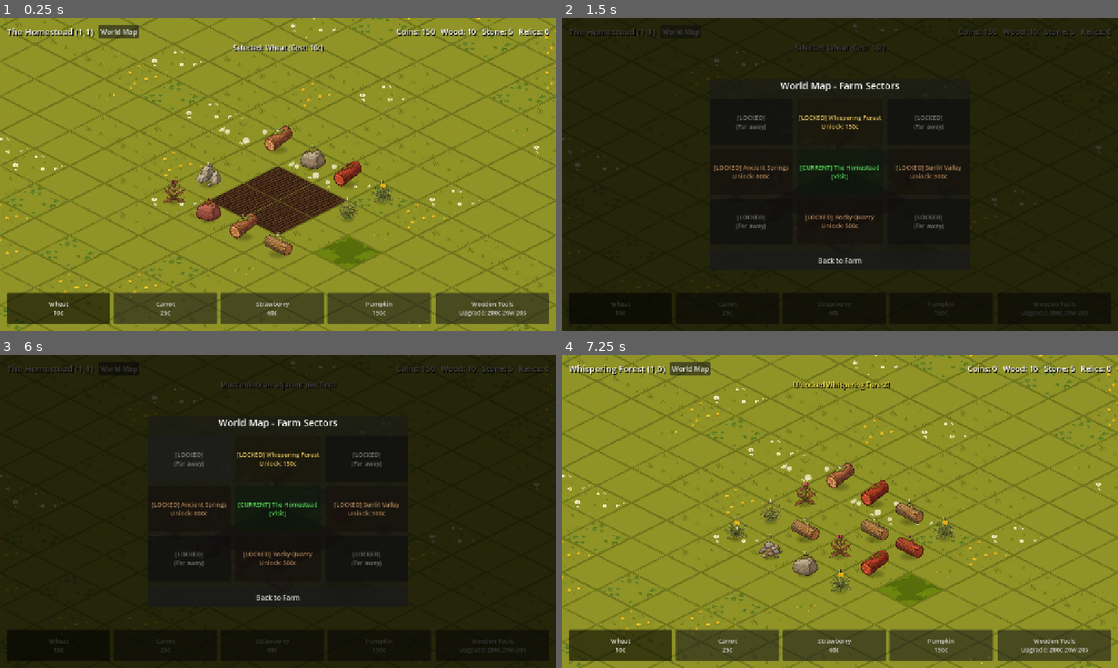
Above: before the commit, frames 1-4 (two rows, left to right).
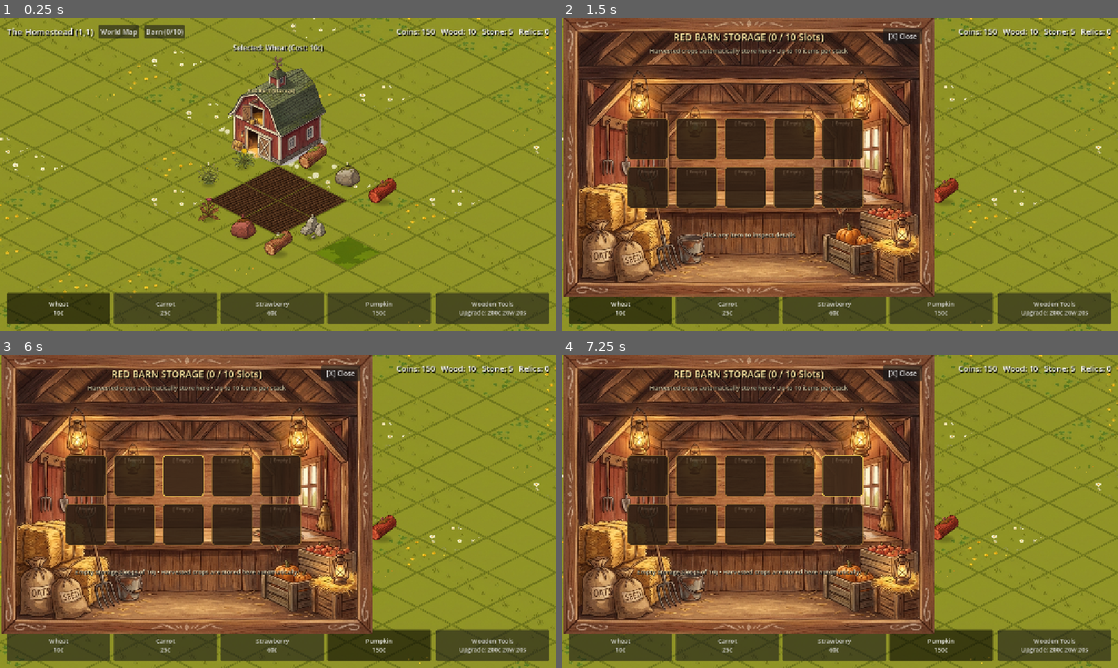
Above: after the commit, the same moments.

Repository: ShootyQ/FarmingApp
Game: Godot game, scene res://scenes/main.tscn
Same seed, same stepped clock (60 frames per second), same inputs: the game is played once before the commit and once after it.
Inputs (mouse positions are in pixels of both pictures, inside the frame that each line leads up to):
- Up to frame 1 (0.25 s): no input
- Up to frame 2 (1.5 s): click (728, 30) at 0.5 s, where only the run after the commit has a clickable "Barn (0/10)"; click "World Map" at 1.25 s
- Up to frame 3 (6 s): click "Wheat 10c" at 2 s; click "Carrot 25c" at 2.75 s; click "Strawberry 60c" at 3.5 s; click "Pumpkin 150c" at 4.25 s; click "Wooden Tools Upgrade: 200c 20…" at 5 s; click (189, 458) at 5.75 s, where only the run before the commit has a clickable "[LOCKED] (Far away)"
- Up to frame 4 (7.25 s): click (840, 458) at 6.5 s, where only the run before the commit has a clickable "[LOCKED] Whispering Forest Un…"

The runs differ from the first frame. In frame 1, 6.6% of the frame differs, in the area x 26-72%, y 2-77%; in frame 2, 94%, in the area x 0-100%, y 0-100%; in frame 3, 94%; in frame 4, 59%.

Commit message:
Add Red Barn building, auto-harvest storage system (10 slots, stacks of 10), and interior storage popup modal

Diff:
--- a/scripts/game_data.gd
+++ b/scripts/game_data.gd
@@ -106,6 +106,66 @@
 		"relic_chance": 1.0
 	}
 }
+
+# Item Database (Produce & Materials stored in Barn)
+const ITEMS = {
+	"wheat": {
+		"name": "Wheat",
+		"sell_value": 25,
+		"icon": "res://assets/objects/wheat_mature.png",
+		"desc": "Crisp golden stalks of farm-fresh wheat."
+	},
+	"golden_wheat": {
+		"name": "Golden Wheat ★",
+		"sell_value": 100,
+		"icon": "res://assets/objects/wheat_legendary.png",
+		"desc": "Rare golden-sheaf wheat glowing with sun energy."
+	},
+	"carrot": {
+		"name": "Carrot",
+		"sell_value": 65,
+		"icon": "res://assets/objects/carrot_mature.png",
+		"desc": "Sweet, crunchy heirloom orange carrot."
+	},
+	"crystal_carrot": {
+		"name": "Crystal Carrot ★",
+		"sell_value": 250,
+		"icon": "res://assets/objects/carrot_crystal.png",
+		"desc": "A legendary prismatic crystalline root."
+	},
+	"strawberry": {
+		"name": "Strawberry",
+		"sell_value": 160,
+		"icon": "res://assets/objects/strawberry_mature.png",
+		"desc": "Plump, sun-ripened red garden strawberry."
+	},
+	"jeweled_berry": {
+		"name": "Jeweled Berry ★",
+		"sell_value": 600,
+		"icon": "res://assets/objects/strawberry_jeweled.png",
+		"desc": "Glittering ruby gemstone strawberry fit for royalty."
+	},
+	"pumpkin": {
+		"name": "Pumpkin",
+		"sell_value": 450,
+		"icon": "res://assets/objects/pumpkin_mature.png",
+		"desc": "A hearty, heavy autumn prize pumpkin."
+	},
+	"haunted_pumpkin": {
+		"name": "Haunted Pumpkin ★",
+		"sell_value": 1800,
+		"icon": "res://assets/objects/pumpkin_haunted.png",
+		"desc": "Spooky glowing purple pumpkin with mysterious essence."
+	}
+}
+
+func get_item_info(item_id: String) -> Dictionary:
+	return ITEMS.get(item_id, {
+		"name": item_id.capitalize(),
+		"sell_value": 10,
+		"icon": "",
+		"desc": "Farm produce stored safely in the barn."
+	})
 
 # Tool Tiers
 const TOOL_TIERS = [
--- a/scripts/game_state.gd
+++ b/scripts/game_state.gd
@@ -6,6 +6,8 @@
 signal state_updated
 signal tile_updated(sector_coord: String, tile_idx: int)
 signal message_broadcast(text: String, is_reward: bool)
+signal barn_opened
+signal barn_updated
 
 var coins: int = 150
 var wood: int = 10
@@ -15,6 +17,11 @@
 var tool_tier: int = 0
 var selected_crop: String = "wheat"
 var current_sector_coord: String = "1,1"
+
+# Barn Storage: 10 spaces, stack size up to 10
+const BARN_SLOTS_MAX: int = 10
+const BARN_STACK_MAX: int = 10
+var barn_inventory: Array = []
 
 # Unlocked sectors list
 var unlocked_sectors: Array[String] = ["1,1"]
@@ -105,6 +112,11 @@
 				"is_mutated": false,
 				"plant_time": 0.0,
 				"grow_duration": 0.0
+			}
+		elif is_homestead and i == 0:
+			# Red Barn building on the homestead
+			tile = {
+				"type": "barn"
 			}
 		else:
 			# Random obstacle or clear grass based on sector
@@ -153,6 +165,8 @@
 			_handle_tap_soil(sector_coord, tile_idx, tile)
 		"grass":
 			_handle_tap_grass(sector_coord, tile_idx, tile)
+		"barn":
+			barn_opened.emit()
 
 	tile_updated.emit(sector_coord, tile_idx)
 	state_updated.emit()
@@ -235,17 +249,28 @@
 			message_broadcast.emit("Not enough coins for seeds! Need %dc" % cost, false)
 
 	elif state == "ready":
-		# Harvest crop
-		var crop_data = GameData.CROPS[tile["crop"]]
+		# Harvest crop directly into Barn storage (no direct coins)
 		var is_mutated = tile.get("is_mutated", false)
-		var payout = crop_data["mutated_reward"] if is_mutated else crop_data["reward"]
-		var crop_title = crop_data["mutated_name"] if is_mutated else crop_data["name"]
-
-		coins += payout
+		var item_id = tile["crop"]
 		if is_mutated:
-			message_broadcast.emit("★ LEGENDARY HARVEST! %s (+%dc)!" % [crop_title, payout], true)
+			match tile["crop"]:
+				"wheat": item_id = "golden_wheat"
+				"carrot": item_id = "crystal_carrot"
+				"strawberry": item_id = "jeweled_berry"
+				"pumpkin": item_id = "haunted_pumpkin"
+
+		var item_info = GameData.get_item_info(item_id)
+
+		# Attempt to store in Barn (10 slots max, 10 per stack)
+		var added = add_to_barn(item_id, 1)
+		if not added:
+			message_broadcast.emit("Barn is full! (10/10 slots). Click the Barn to inspect.", false)
+			return
+
+		if is_mutated:
+			message_broadcast.emit("★ LEGENDARY HARVEST! Stored %s in Barn!" % item_info["name"], true)
 		else:
-			message_broadcast.emit("Harvested %s%s (+%dc)!" % [crop_data["emoji"], crop_title, payout], true)
+			message_broadcast.emit("Harvested %s! Stored in Barn." % item_info["name"], true)
 
 		# Reset soil to empty
 		tile["state"] = "empty"
@@ -284,6 +309,7 @@
 		"current_sector": current_sector_coord,
 		"unlocked_sectors": unlocked_sectors,
 		"sector_tiles": sector_tiles,
+		"barn_inventory": barn_inventory,
 		"save_time": Time.get_unix_time_from_system()
 	}
 	var file = FileAccess.open(SAVE_PATH, FileAccess.WRITE)
@@ -323,5 +349,49 @@
 	if not "1,1" in sector_tiles:
 		_generate_sector_tiles("1,1")
 
+	# Load barn storage
+	barn_inventory = parsed.get("barn_inventory", [])
+
+	# Ensure Homestead tile 0 is always the Red Barn
+	var h_tiles = sector_tiles.get("1,1", [])
+	if h_tiles.size() > 0:
+		h_tiles[0] = {"type": "barn"}
+
 	# Calculate offline crop growth
 	update_crop_timers()
+
+# Barn Inventory Management (10 slots, stack of 10 max)
+func add_to_barn(item_id: String, amount: int = 1) -> bool:
+	var item_info = GameData.get_item_info(item_id)
+	var remaining = amount
+
+	# Pass 1: Try stacking into existing slots
+	for slot in barn_inventory:
+		if slot.get("id") == item_id and slot.get("count", 0) < BARN_STACK_MAX:
+			var can_add = min(remaining, BARN_STACK_MAX - slot["count"])
+			slot["count"] += can_add
+			remaining -= can_add
+			if remaining <= 0:
+				save_game()
+				barn_updated.emit()
+				return true
+
+	# Pass 2: Fill empty slots if barn has fewer than 10 slots
+	while remaining > 0 and barn_inventory.size() < BARN_SLOTS_MAX:
+		var take = min(remaining, BARN_STACK_MAX)
+		barn_inventory.append({
+			"id": item_id,
+			"name": item_info.get("name", item_id.capitalize()),
+			"count": take,
+			"sell_value": item_info.get("sell_value", 10),
+			"icon": item_info.get("icon", ""),
+			"desc": item_info.get("desc", "")
+		})
+		remaining -= take
+
+	save_game()
+	barn_updated.emit()
+	return remaining == 0
+
+func get_barn_used_slots() -> int:
+	return barn_inventory.size()
--- a/scripts/main.gd
+++ b/scripts/main.gd
@@ -59,6 +59,15 @@
 var tex_pumpkin_vine = preload("res://assets/objects/pumpkin_vine.png")
 var tex_pumpkin_mature = preload("res://assets/objects/pumpkin_mature.png")
 var tex_pumpkin_haunted = preload("res://assets/objects/pumpkin_haunted.png")
+
+# Barn & Storage
+var tex_barn = preload("res://assets/objects/barn.png")
+var tex_barn_interior = preload("res://assets/ui/barn_interior.png")
+var barn_modal: Control
+var barn_slots_container: GridContainer
+var barn_title_label: Label
+var barn_detail_label: Label
+var barn_btn: Button
 
 # Obstacle Variations: Weeds (4), Logs (2), Rocks (3)
 var tex_weeds = [
@@ -90,14 +99,22 @@
 	_build_isometric_grid()
 	_setup_seed_buttons()
 	_setup_map_buttons()
+	_build_barn_modal()
 
 	GameState.state_updated.connect(_refresh_ui)
 	GameState.tile_updated.connect(_on_tile_updated)
 	GameState.message_broadcast.connect(_show_message)
+	GameState.barn_opened.connect(_open_barn_modal)
+	GameState.barn_updated.connect(_refresh_barn_modal)
 
 	tool_btn.pressed.connect(_on_tool_upgrade_pressed)
 	$HUD/Margin/VBox/TopBar/SectorInfo/MapBtn.pressed.connect(func(): map_modal.visible = true)
 	$HUD/MapModal/Panel/VBox/CloseMapBtn.pressed.connect(func(): map_modal.visible = false)
+
+	barn_btn = Button.new()
+	barn_btn.text = "Barn (0/10)"
+	barn_btn.pressed.connect(_open_barn_modal)
+	$HUD/Margin/VBox/TopBar/SectorInfo.add_child(barn_btn)
 
 	_select_crop("wheat")
 	_refresh_ui()
@@ -340,6 +357,9 @@
 	else:
 		tool_btn.text = "%s\n(Max Tier)" % cur_tool["name"]
 
+	if barn_btn:
+		barn_btn.text = "Barn (%d/10)" % GameState.get_barn_used_slots()
+
 	for i in range(16):
 		_render_plot(i)
 
@@ -364,6 +384,17 @@
 	var type = tile.get("type", "grass")
 
 	match type:
+		"barn":
+			soil_sprite.visible = false
+			obj_sprite.visible = true
+			obj_sprite.texture = tex_barn
+			obj_sprite.scale = Vector2(0.90, 0.90)
+			obj_sprite.offset = Vector2(0, -96)
+			obj_sprite.modulate = Color.WHITE
+			badge.position = Vector2(-70, -145)
+			badge.text = "Red Barn [Storage]"
+			badge.modulate = Color(1.0, 0.92, 0.65, 1.0)
+
 		"grass":
 			soil_sprite.visible = false
 			obj_sprite.visible = false
@@ -591,3 +622,199 @@
 func _show_message(text: String, is_reward: bool):
 	status_banner.text = text
 	status_banner.modulate = Color(1.0, 0.92, 0.3) if is_reward else Color(1.0, 1.0, 1.0)
+
+# Barn Storage UI Modal (10 slots, stacks of 10 max)
+func _build_barn_modal():
+	barn_modal = Control.new()
+	barn_modal.name = "BarnModal"
+	barn_modal.anchors_preset = Control.PRESET_FULL_RECT
+	barn_modal.visible = false
+	$HUD.add_child(barn_modal)
+
+	# Dimmed dark overlay
+	var overlay = ColorRect.new()
+	overlay.anchors_preset = Control.PRESET_FULL_RECT
+	overlay.color = Color(0, 0, 0, 0.70)
+	overlay.mouse_filter = Control.MOUSE_FILTER_STOP
+	overlay.gui_input.connect(func(event):
+		if event is InputEventMouseButton and event.pressed:
+			barn_modal.visible = false
+	)
+	barn_modal.add_child(overlay)
+
+	# Center container for barn interior frame
+	var center = CenterContainer.new()
+	center.anchors_preset = Control.PRESET_FULL_RECT
+	center.mouse_filter = Control.MOUSE_FILTER_IGNORE
+	barn_modal.add_child(center)
+
+	# Barn Interior Card / TextureRect
+	var frame = TextureRect.new()
+	frame.texture = tex_barn_interior
+	frame.custom_minimum_size = Vector2(860, 640)
+	frame.expand_mode = TextureRect.EXPAND_IGNORE_SIZE
+	frame.stretch_mode = TextureRect.STRETCH_KEEP_ASPECT_CENTERED
+	frame.mouse_filter = Control.MOUSE_FILTER_STOP
+	center.add_child(frame)
+
+	# Close button (top right)
+	var close_btn = Button.new()
+	close_btn.text = " [X] Close "
+	close_btn.position = Vector2(740, 24)
+	close_btn.custom_minimum_size = Vector2(90, 36)
+	close_btn.pressed.connect(func(): barn_modal.visible = false)
+	frame.add_child(close_btn)
+
+	# Title Banner
+	barn_title_label = Label.new()
+	barn_title_label.position = Vector2(100, 28)
+	barn_title_label.size = Vector2(660, 36)
+	barn_title_label.horizontal_alignment = HORIZONTAL_ALIGNMENT_CENTER
+	barn_title_label.text = "RED BARN STORAGE (0 / 10 Slots)"
+	barn_title_label.add_theme_font_size_override("font_size", 22)
+	barn_title_label.add_theme_color_override("font_color", Color(1.0, 0.92, 0.65, 1.0))
+	barn_title_label.add_theme_color_override("font_shadow_color", Color(0, 0, 0, 0.95))
+	barn_title_label.add_theme_constant_override("shadow_offset_x", 2)
+	barn_title_label.add_theme_constant_override("shadow_offset_y", 2)
+	frame.add_child(barn_title_label)
+
+	# Subtitle / Hint
+	var sub_label = Label.new()
+	sub_label.position = Vector2(100, 66)
+	sub_label.size = Vector2(660, 24)
+	sub_label.horizontal_alignment = HORIZONTAL_ALIGNMENT_CENTER
+	sub_label.text = "Harvested crops automatically store here • Up to 10 items per stack"
+	sub_label.add_theme_font_size_override("font_size", 14)
+	sub_label.add_theme_color_override("font_color", Color(0.9, 0.85, 0.7, 0.9))
+	sub_label.add_theme_color_override("font_shadow_color", Color(0, 0, 0, 0.9))
+	sub_label.add_theme_constant_override("shadow_offset_x", 1)
+	sub_label.add_theme_constant_override("shadow_offset_y", 1)
+	frame.add_child(sub_label)
+
+	# Grid Container (5 cols x 2 rows = 10 slots) positioned in the central counter
+	barn_slots_container = GridContainer.new()
+	barn_slots_container.columns = 5
+	barn_slots_container.position = Vector2(150, 230)
+	barn_slots_container.size = Vector2(560, 220)
+	barn_slots_container.add_theme_constant_override("h_separation", 16)
+	barn_slots_container.add_theme_constant_override("v_separation", 16)
+	frame.add_child(barn_slots_container)
+
+	for i in range(10):
+		var slot_btn = Button.new()
+		slot_btn.custom_minimum_size = Vector2(96, 96)
+		slot_btn.name = "Slot_%d" % i
+		slot_btn.clip_contents = true
+
+		# Inset panel styling
+		var sb = StyleBoxFlat.new()
+		sb.bg_color = Color(0.16, 0.11, 0.07, 0.88)
+		sb.set_border_width_all(2)
+		sb.border_color = Color(0.65, 0.48, 0.22, 0.75)
+		sb.set_corner_radius_all(8)
+		slot_btn.add_theme_stylebox_override("normal", sb)
+
+		var sb_h = sb.duplicate()
+		sb_h.border_color = Color(1.0, 0.85, 0.35, 1.0)
+		sb_h.bg_color = Color(0.24, 0.16, 0.10, 0.95)
+		slot_btn.add_theme_stylebox_override("hover", sb_h)
+		slot_btn.add_theme_stylebox_override("pressed", sb_h)
+
+		# Icon
+		var icon = TextureRect.new()
+		icon.name = "Icon"
+		icon.expand_mode = TextureRect.EXPAND_IGNORE_SIZE
+		icon.stretch_mode = TextureRect.STRETCH_KEEP_ASPECT_CENTERED
+		icon.size = Vector2(56, 56)
+		icon.position = Vector2(20, 14)
+		icon.mouse_filter = Control.MOUSE_FILTER_IGNORE
+		slot_btn.add_child(icon)
+
+		# Item Name (Top)
+		var name_lbl = Label.new()
+		name_lbl.name = "ItemName"
+		name_lbl.size = Vector2(96, 20)
+		name_lbl.position = Vector2(0, 4)
+		name_lbl.horizontal_alignment = HORIZONTAL_ALIGNMENT_CENTER
+		name_lbl.add_theme_font_size_override("font_size", 11)
+		name_lbl.add_theme_color_override("font_color", Color(0.95, 0.9, 0.75, 0.95))
+		name_lbl.mouse_filter = Control.MOUSE_FILTER_IGNORE
+		slot_btn.add_child(name_lbl)
+
+		# Count badge (bottom right)
+		var count_lbl = Label.new()
+		count_lbl.name = "CountBadge"
+		count_lbl.size = Vector2(90, 22)
+		count_lbl.position = Vector2(0, 70)
+		count_lbl.horizontal_alignment = HORIZONTAL_ALIGNMENT_RIGHT
+		count_lbl.add_theme_font_size_override("font_size", 13)
+		count_lbl.add_theme_color_override("font_color", Color(1.0, 0.88, 0.2, 1.0))
+		count_lbl.add_theme_color_override("font_shadow_color", Color(0, 0, 0, 1.0))
+		count_lbl.add_theme_constant_override("shadow_offset_x", 1)
+		count_lbl.add_theme_constant_override("shadow_offset_y", 1)
+		count_lbl.mouse_filter = Control.MOUSE_FILTER_IGNORE
+		slot_btn.add_child(count_lbl)
+
+		var slot_idx = i
+		slot_btn.pressed.connect(func(): _on_barn_slot_clicked(slot_idx))
+		barn_slots_container.add_child(slot_btn)
+
+	# Item detail inspection box (bottom)
+	barn_detail_label = Label.new()
+	barn_detail_label.position = Vector2(100, 475)
+	barn_detail_label.size = Vector2(660, 48)
+	barn_detail_label.horizontal_alignment = HORIZONTAL_ALIGNMENT_CENTER
+	barn_detail_label.vertical_alignment = VERTICAL_ALIGNMENT_CENTER
+	barn_detail_label.text = "Click any item to inspect details"
+	barn_detail_label.add_theme_font_size_override("font_size", 14)
+	barn_detail_label.add_theme_color_override("font_color", Color(0.98, 0.94, 0.8, 1.0))
+	barn_detail_label.add_theme_color_override("font_shadow_color", Color(0, 0, 0, 0.95))
+	barn_detail_label.add_theme_constant_override("shadow_offset_x", 1)
+	barn_detail_label.add_theme_constant_override("shadow_offset_y", 1)
+	frame.add_child(barn_detail_label)
+
+func _open_barn_modal():
+	barn_modal.visible = true
+	_refresh_barn_modal()
+
+func _refresh_barn_modal():
+	if not barn_modal or not barn_slots_container:
+		return
+	var count = GameState.get_barn_used_slots()
+	barn_title_label.text = "RED BARN STORAGE (%d / 10 Slots)" % count
+
+	for i in range(10):
+		var btn = barn_slots_container.get_child(i) as Button
+		var icon = btn.get_node("Icon") as TextureRect
+		var name_lbl = btn.get_node("ItemName") as Label
+		var count_lbl = btn.get_node("CountBadge") as Label
+
+		if i < GameState.barn_inventory.size():
+			var item = GameState.barn_inventory[i]
+			var info = GameData.get_item_info(item["id"])
+			name_lbl.text = item.get("name", "Crop")
+			count_lbl.text = "x%d" % item.get("count", 1)
+			if info.get("icon", "") != "":
+				icon.texture = load(info["icon"])
+				icon.visible = true
+			else:
+				icon.visible = false
+			name_lbl.visible = true
+			count_lbl.visible = true
+			name_lbl.add_theme_color_override("font_color", Color(0.95, 0.9, 0.75, 0.95))
+		else:
+			count_lbl.text = ""
+			icon.visible = false
+			name_lbl.text = "[ Empty ]"
+			name_lbl.visible = true
+			name_lbl.add_theme_color_override("font_color", Color(0.65, 0.55, 0.45, 0.5))
+
+func _on_barn_slot_clicked(slot_idx: int):
+	if slot_idx < GameState.barn_inventory.size():
+		var item = GameState.barn_inventory[slot_idx]
+		var info = GameData.get_item_info(item["id"])
+		barn_detail_label.text = "%s (x%d in stock) • Sell Value: %dc each\n\"%s\"" % [
+			info["name"], item["count"], info["sell_value"], info["desc"]
+		]
+	else:
+		barn_detail_label.text = "Empty Storage Slot (%d of 10) • Harvested crops are stored here automatically!" % (slot_idx + 1)
Binary file added: assets/objects/barn.png
Not shown, added: assets/objects/barn.png.import
Not shown, changed: assets/objects/carrot_crystal.png.import
Not shown, changed: assets/objects/carrot_growing.png.import
Not shown, changed: assets/objects/carrot_sprout.png.import
Not shown, changed: assets/objects/pumpkin_haunted.png.import
Not shown, changed: assets/objects/pumpkin_mature.png.import
Not shown, changed: assets/objects/pumpkin_sprout.png.import
Not shown, changed: assets/objects/pumpkin_vine.png.import
Not shown, changed: assets/objects/strawberry_flowering.png.import
Not shown, changed: assets/objects/strawberry_jeweled.png.import
Not shown, changed: assets/objects/strawberry_mature.png.import
(and 3 more such lines)
